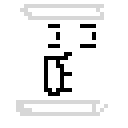
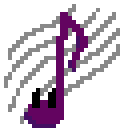
Before/after of a 128x128 layered artwork. What changed in the layer stack:
added layer "Layer 3" in group "Files" over [24, 12, 88, 128]
added layer "music0" in group "Files" over [4, 4, 120, 124]
renamed "Layer 1 copy 2" to "default3", hid it over [16, 4, 112, 116]
